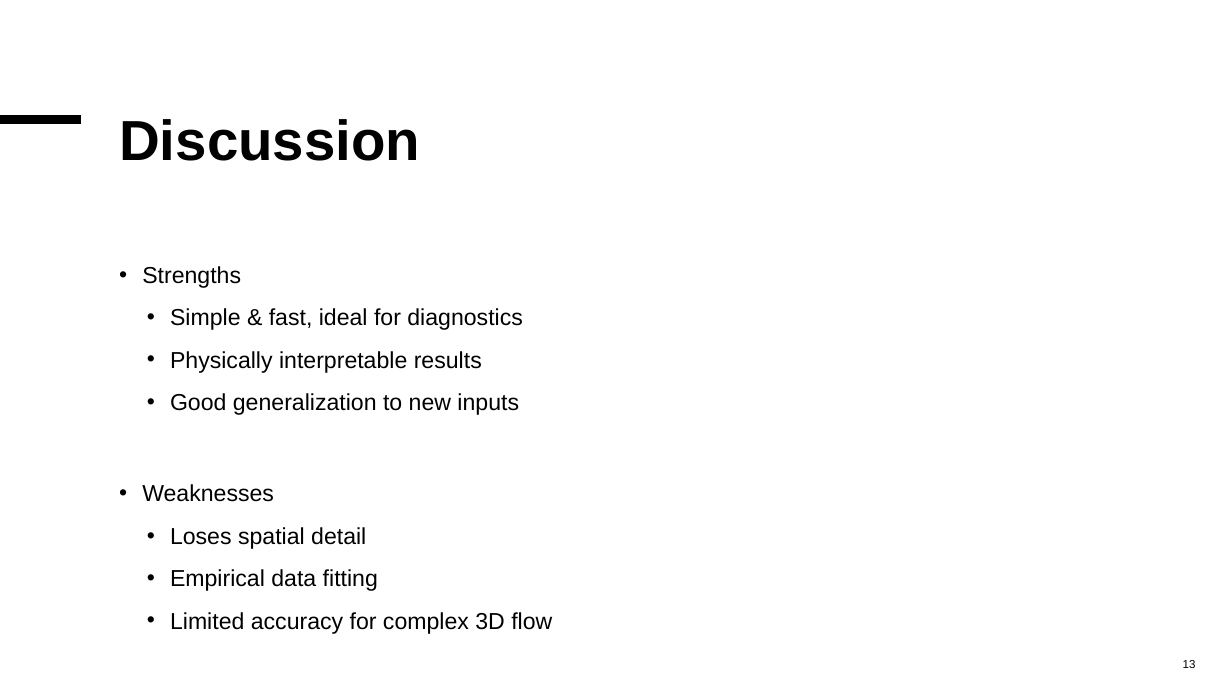
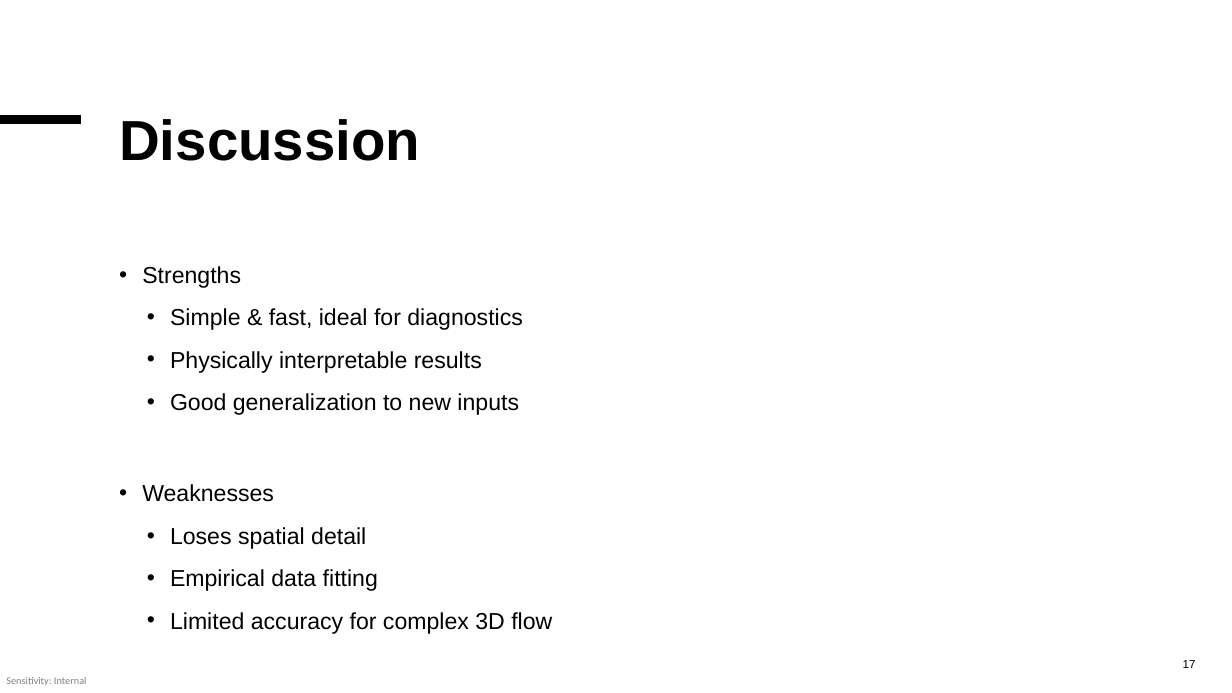
Before and after one commit to MalleBallen/Torgrim-og-Malvin-Gruppeprosjekt, a slide deck: slide 17 of project3/Project 3 Shaken (not stirred).pptx (slide 13 before the commit). Drawn at 1232x693 pixels with LibreOffice and Linux fonts; fonts in the diff are those of the drawing. Boxes give left, top, right and bottom in pixels: in the first picture for what was removed or moved away, otherwise in the second. Text is boxed around its words. In the diff, an @@ line names an element or a change of style, - is before the commit and + after.

```diff
--- a/project3/Project 3 Shaken (not stirred).pptx
+++ b/project3/Project 3 Shaken (not stirred).pptx
@@ text added at [6,677,87,686], 8 pt, text #000000 at 50% opacity @@
+Sensitivity: Internal
@@ page number at [1183,660,1196,668]: text changed @@
-13
+17
```
Also in this commit, not shown: 10 other slides changed, 4 slides added.
